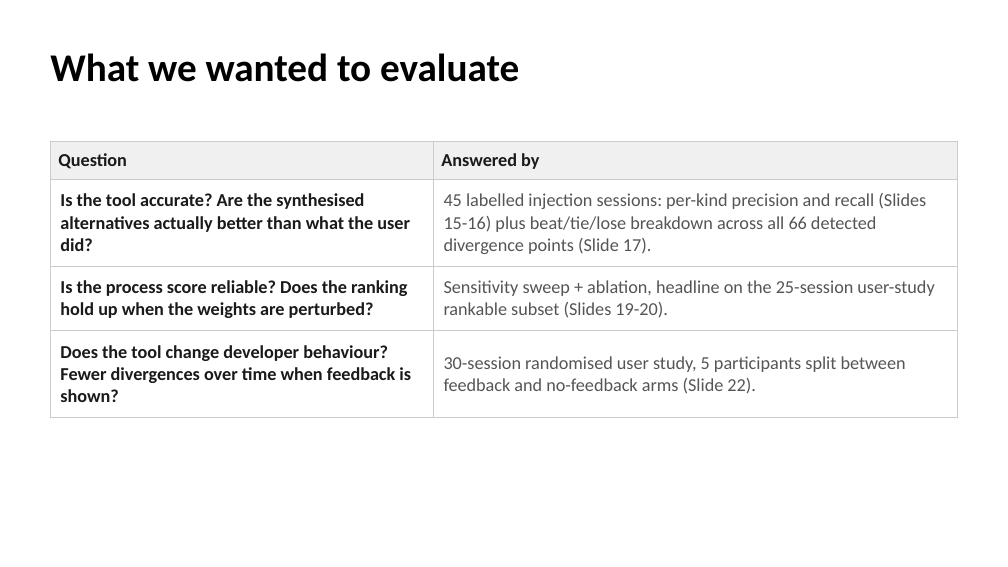
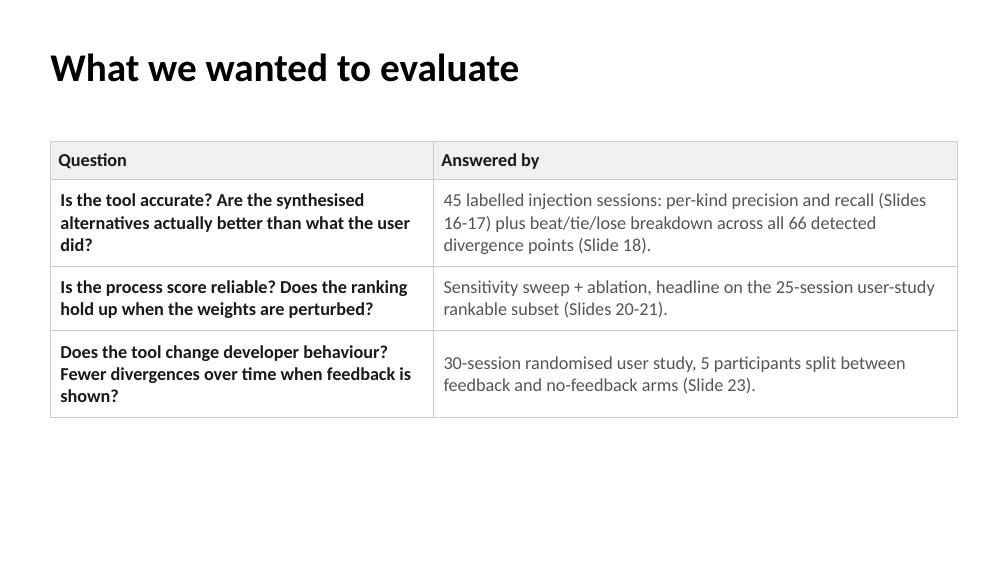
Before and after one commit to EthanHosier/fyp, a slide deck: slide 14 of presentation/slides.pptx (slide 13 before the commit). Drawn at 1008x567 pixels with LibreOffice and Linux fonts; fonts in the diff are those of the drawing. Boxes give left, top, right and bottom in pixels: in the first picture for what was removed or moved away, otherwise in the second. Text is boxed around its words. In the diff, an @@ line names an element or a change of style, - is before the commit and + after.

```diff
--- a/presentation/slides.pptx
+++ b/presentation/slides.pptx
@@ table at [50,141,958,406] @@
-row 2, column 2: 45 labelled injection sessions: per-kind precision and recall (Slides 15-16) plus beat/tie/lose breakdown across all 66 detected divergence points (Slide 17).
+row 2, column 2: 45 labelled injection sessions: per-kind precision and recall (Slides 16-17) plus beat/tie/lose breakdown across all 66 detected divergence points (Slide 18).
-row 3, column 2: Sensitivity sweep + ablation, headline on the 25-session user-study rankable subset (Slides 19-20).
+row 3, column 2: Sensitivity sweep + ablation, headline on the 25-session user-study rankable subset (Slides 20-21).
-row 4, column 2: 30-session randomised user study, 5 participants split between feedback and no-feedback arms (Slide 22).
+row 4, column 2: 30-session randomised user study, 5 participants split between feedback and no-feedback arms (Slide 23).
```
Also in this commit, not shown: 3 other slides changed, 2 slides added, 1 slide removed, 5 other files.
